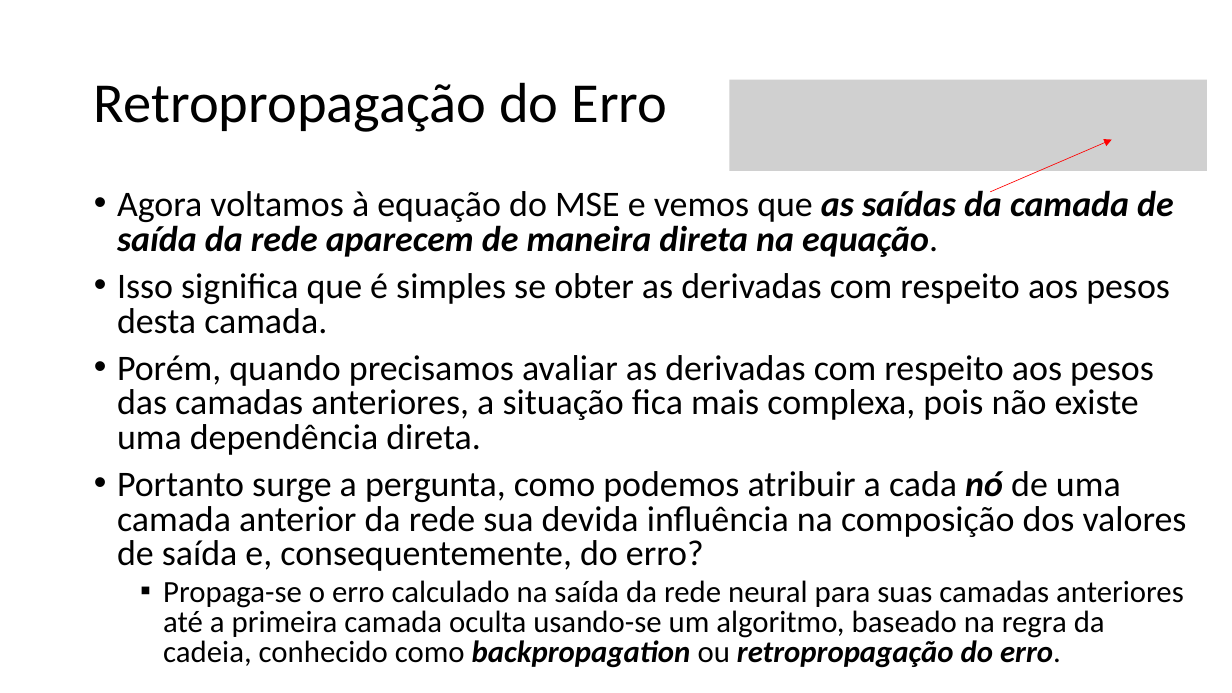
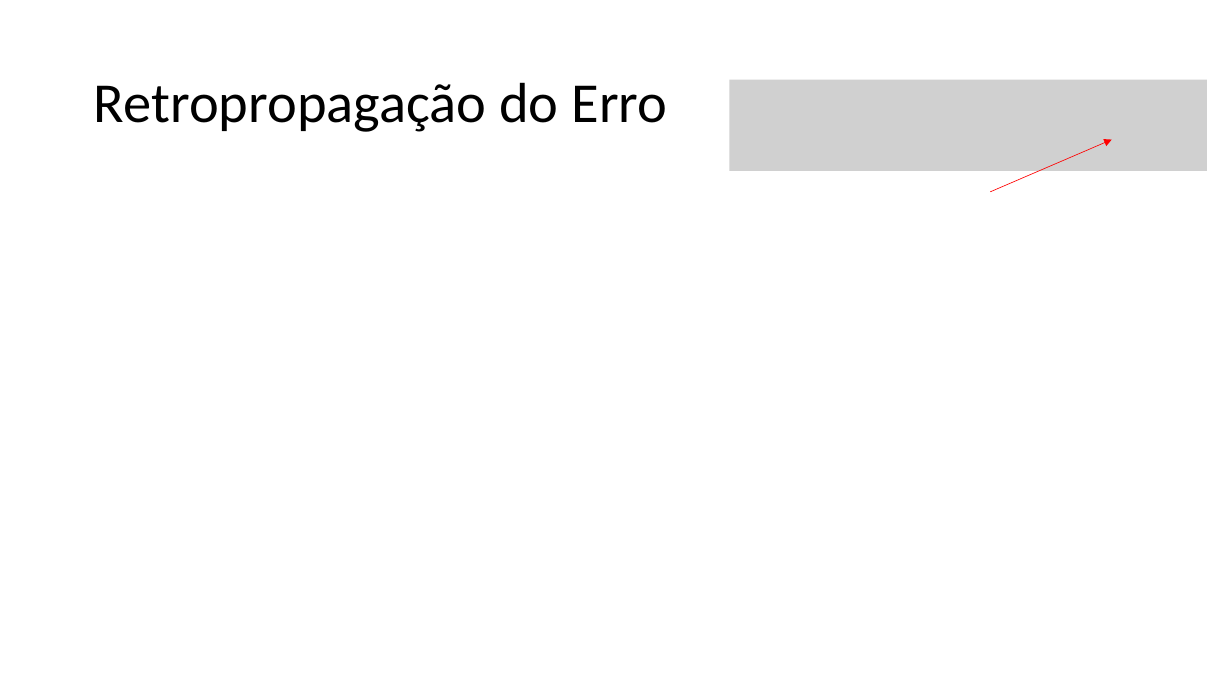
Before and after one commit to zz4fap/t320_aprendizado_de_maquina, a slide deck: slide 16 of slides/T320_Redes_Neurais_Artificiais (Parte III).pptx. Drawn at 1232x693 pixels with LibreOffice and Linux fonts; fonts in the diff are those of the drawing; grey boxes stand for pictures. Boxes give left, top, right and bottom in pixels: in the first picture for what was removed or moved away, otherwise in the second. Text is boxed around its words. In the diff, an @@ line names an element or a change of style, - is before the commit and + after.

```diff
--- a/slides/T320_Redes_Neurais_Artificiais (Parte III).pptx
+++ b/slides/T320_Redes_Neurais_Artificiais (Parte III).pptx
@@ text removed at [117, 186, 1187, 668] @@
-• Agora voltamos à equação do MSE e vemos que as saídas da camada de saída da rede aparecem de maneira direta na equação.
-• Isso significa que é simples se obter as derivadas com respeito aos pesos desta camada.
-• Porém, quando precisamos avaliar as derivadas com respeito aos pesos das camadas anteriores, a situação fica mais complexa, pois não existe uma dependência direta.
-• Portanto surge a pergunta, como podemos atribuir a cada nó de uma camada anterior da rede sua devida influência na composição dos valores de saída e, consequentemente, do erro?
-  ▪ Propaga-se o erro calculado na saída da rede neural para suas camadas anteriores até a primeira camada oculta usando-se um algoritmo, baseado na regra da cadeia, conhecido como backpropagation ou retropropagação do erro.
```
Also in this commit, not shown: 10 other slides changed, 2 other files.
